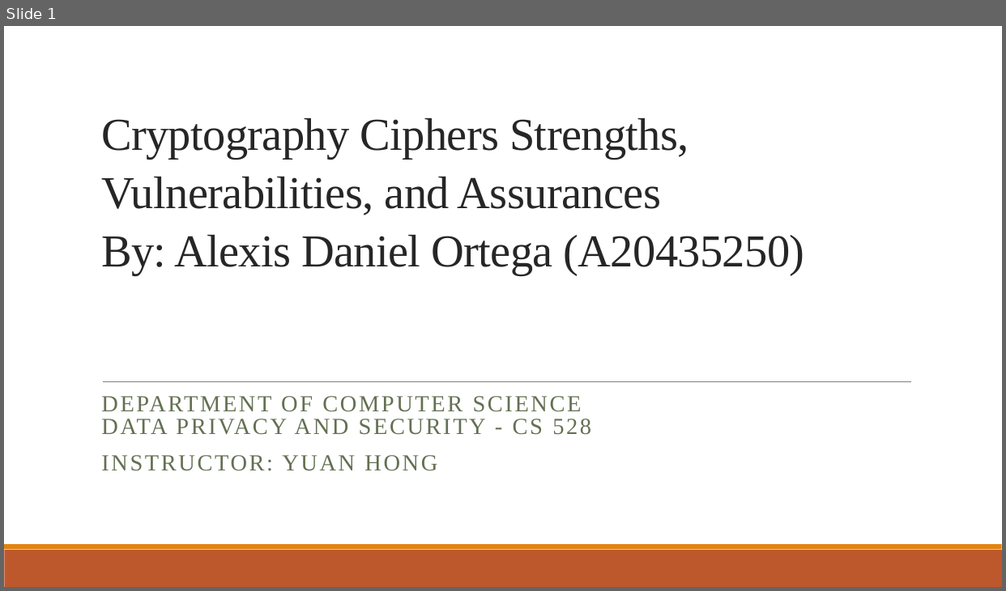
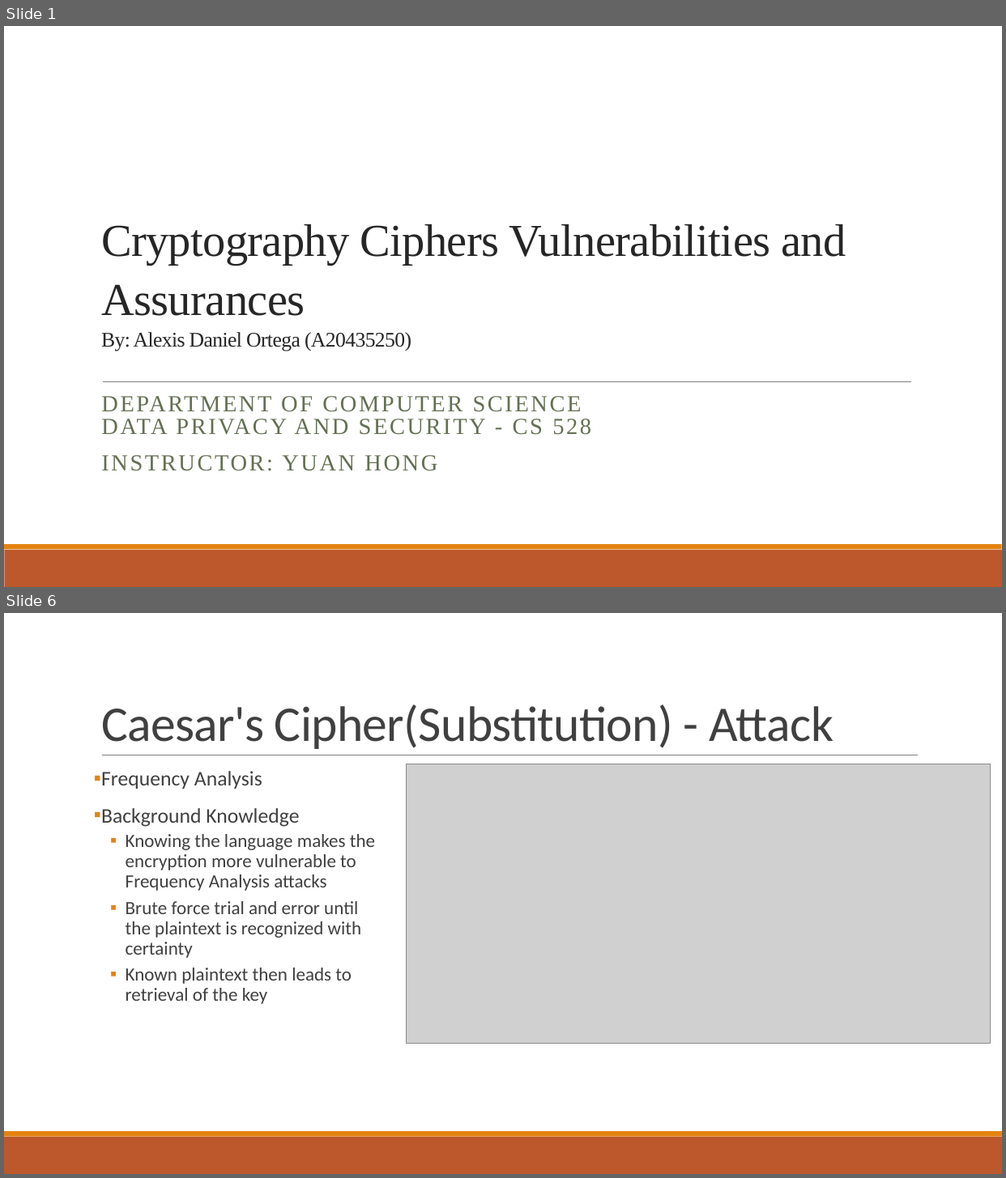
Before and after one commit to AFA20SCM50O/CS528, a slide deck: Documentation/Demo.pptx. Shown one above the other, each under a label of ours: slide 1 before the commit, slides 1 and 6 after it; the slides between them are not shown. The pictures are 1006x591 and 1006x1178 pixels, drawn with LibreOffice and Linux fonts; fonts in the diff are those of the drawing; grey boxes stand for pictures. Boxes give left, top, right and bottom in pixels: in the first picture for what was removed or moved away, otherwise in the second. Text is boxed around its words. In the diff, an @@ line names an element or a change of style, - is before the commit and + after.

Commit message:
RSA, Caesar, Keys folder

```diff
--- a/Documentation/Demo.pptx
+++ b/Documentation/Demo.pptx
@@ slide 6 added at (x1=4, y1=613, x2=1002, y2=1174), background #FFFFFF; not listed: 2 template elements that a slide beside it also shows @@
@@ title added at (x1=101, y1=705, x2=833, y2=749), 48 pt, text #404040 @@
+Caesar's Cipher(Substitution) - Attack
@@ line added from (102, 756) to (918, 756), #808080 0.5 pt @@
@@ text added at (x1=101, y1=771, x2=375, y2=1004), 18 pt, text #404040 @@
+▪ Frequency Analysis
+▪ Background Knowledge
+  ▪ Knowing the language makes the encryption more vulnerable to Frequency Analysis attacks
+  ▪ Brute force trial and error until the plaintext is recognized with certainty
+  ▪ Known plaintext then leads to retrieval of the key
@@ picture added at (x1=407, y1=764, x2=991, y2=1043) @@
@@ slide 1 changed as well @@
@@ title at (x1=101, y1=224, x2=846, y2=352): text changed @@
-Cryptography Ciphers Strengths, Vulnerabilities, and Assurances
-By: Alexis Daniel Ortega (A20435250)
+Cryptography Ciphers Vulnerabilities and Assurances
+By: Alexis Daniel Ortega (A20435250)
```
Also in this commit, not shown: 15 other slides added, 1 slide removed, 7 other files.
